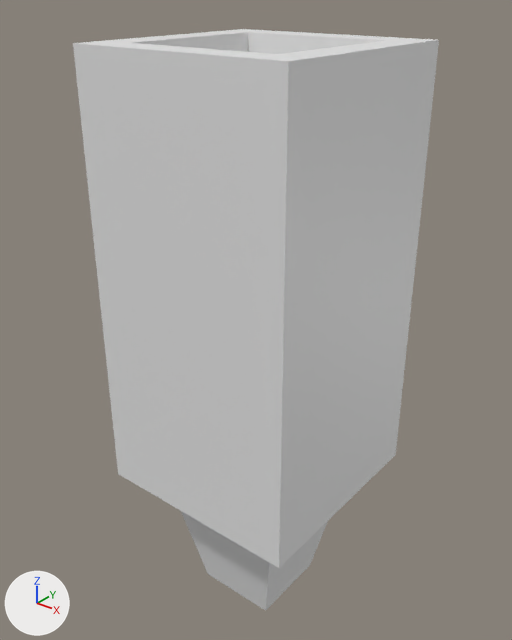
One commit to the Blender file scene/goods/raws/real_goods.blend: the scene before it, then after it.
Camera for both pictures: a 50 mm camera at (63.4, -80.3, 103.0) aimed at (-1.9, 1.4, 52.3). Lighting does not change. The marker at lower left points along +X, +Y and +Z. The first picture is the older version.
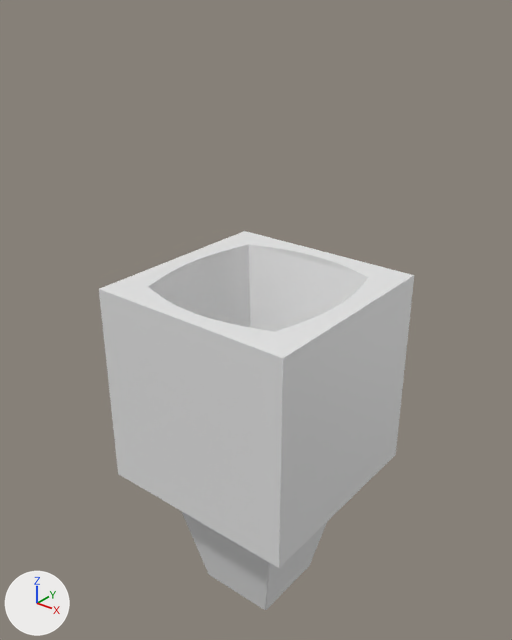
What differs and where, as boxes [x1, y1, x2, y2] in the pictures (512 x 640 px):
'Cube.002', hidden: before [73, 29, 439, 358]

Diff of the bpy script that builds the scene:
```diff
--- a/scene/goods/raws/real_goods.blend.py
+++ b/scene/goods/raws/real_goods.blend.py
@@ me_cube_003 @@
 # used by ob_cube_002; location = (0.0, 0.0, 35.0)
-me_cube_003.from_pydata(...)  # 24 vertices, 18 faces; spans x -17.5..17.5, y -17.5..17.5, z 0.0..60.0
+me_cube_003.from_pydata(...)  # 32 vertices, 30 faces; spans x -25.1..26.9, y -20.2..20.9, z 19.1..29.0
+# me_cube_003 part 1: the loose piece of 16 vertices spanning x -17.5..17.5, y -17.5..17.5, z 25.0..60.0 is deleted
+# other edits to the shape of me_cube_003 do not show in these pictures
@@ ob_cube_002 @@
 ob_cube_002 = bpy.data.objects.new('Cube.002', me_cube_003)
-ob_cube_002.location = (0.0, 0.0, 35.0)
+ob_cube_002.location = (0.0, 0.0, 5.0)
+ob_cube_002.hide_set(True)
```
